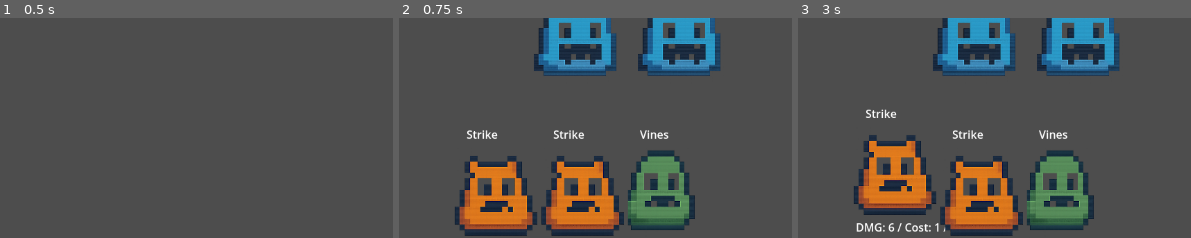
Above: before the commit, frames 1-3 (left to right).
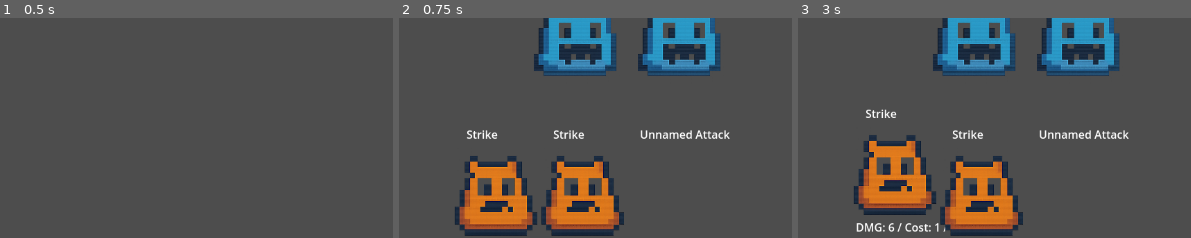
Above: after the commit, the same moments.

Repository: BKZeigler/Chimeric
Game: Godot game, scene res://scenes/scene_switcher.tscn
The game is run twice, just before and just after one commit, with the same random seed, the same clock (stepped at 60 frames per second) and the same inputs.
Inputs (mouse positions are % of the whole screen's width and height, from its top left):
- Up to frame 1 (0.5 s): no input
- Up to frame 2 (0.75 s): click (10, 6) at 0.52 s
- Up to frame 3 (3 s): tap Enter at 1.25, 2.75 s; move the mouse to (73, 49) at 1.27 s; click (73, 49) at 1.42 s; tap Space at 2 s; move the mouse to (86, 49) at 2.02 s; click (86, 49) at 2.17 s; move the mouse to (62, 85) at 2.77 s; click (62, 85) at 2.92 s
The pictures show only the part of the screen within x 50-100%, y 45-95%; the shares and areas given below are measured in that part.

Frame 1 is identical in both runs. In frame 2, 5.2% of the frame differs, in the area x 58-85%, y 50-97%; in frame 3, 5.2%.

Commit message:
finished marked status

Diff:
--- /dev/null
+++ b/cards/Bruising/Bruising.gd
@@ -0,0 +1,9 @@
+extends Attack
+
+class_name Bruising
+
+func execute(user, target):
+	super.execute(user, target)
+
+	if target.has_method("apply_status"):
+		target.apply_status("marked", {"level": 1, "duration": 1})
--- /dev/null
+++ b/cards/Bruising/Bruising.tres
@@ -0,0 +1,11 @@
+[gd_resource type="Resource" script_class="Bruising" load_steps=2 format=3 uid="uid://sqtei5x375x5"]
+
+[ext_resource type="Script" uid="uid://mobic8bhfn7f" path="res://cards/Bruising/Bruising.gd" id="1_xcnvk"]
+
+[resource]
+script = ExtResource("1_xcnvk")
+name = "Unnamed Attack"
+damage = 2
+cost = 1
+recharge = 1
+metadata/_custom_type_script = "uid://mobic8bhfn7f"
--- a/events/battleGeneral/battle_manager.gd
+++ b/events/battleGeneral/battle_manager.gd
@@ -10,6 +10,7 @@
 var special_strike = preload("res://cards/SpecialStrike/special_strike.tres")
 var venom = preload("res://cards/Venom/Venom.tres")
 var vines = preload("res://cards/Vines/Vines.tres")
+var bruising = preload("res://cards/Bruising/Bruising.tres")
 var current_enemy_index = 0
 var player_hand: Array = []
 
@@ -29,7 +30,7 @@
 
 		spawn_card(strike)
 		spawn_card(strike)
-		spawn_card(vines)
+		spawn_card(bruising)
 
 func spawn_enemies_from_data():
 	enemy_container.get_children().map(func(child): child.queue_free()) #remove any enemies in seen before fight
--- a/scripts/enemy.gd
+++ b/scripts/enemy.gd
@@ -23,7 +23,18 @@
 
 func take_damage(amount: int):
 	print("I'm taking dmg!")
-	current_health -= amount
+	var marked_idx = statuses.find(func(s): return s["type"] == "marked")
+	for i in range(statuses.size()):
+		if statuses[i]["type"] == "marked":
+			marked_idx = i
+			break
+	print("Marked index:", marked_idx)
+	if marked_idx != -1:
+		var marked_status = statuses[marked_idx]
+		current_health -= (amount * 2)
+		marked_status["turns_left"] -= 1
+	else:
+		current_health -= amount
 	print("I'm at " + str(current_health)  + " health")
 	if current_health <= 0:
 		die()
@@ -33,6 +44,7 @@
 	#target.apply_status("bleed", {"damage": 1, "duration": 3}) Storing statuses here for right now.
 	#target.apply_status("weakness2", {"level": 2, "duration": 3})
 	#target.apply_status("poison",{"amount": 5, "duration": 5})
+	#target.apply_status("marked",{"level": 1, "duration": 1})
 	var found = false
 	print("statuses before applying:", statuses)
 	for status in statuses:
@@ -61,6 +73,8 @@
 			"poison":
 				take_damage(status["data"]["amount"])
 				status["data"]["amount"] -= 1
+			"marked":
+				status["turns_left"] += 1
 		status["turns_left"] -= 1
 	statuses = statuses.filter(func(s):
 		return s["turns_left"] > 0 and (s["type"] != "poison" or s["data"]["amount"] > 0)
Not shown, added: cards/Bruising/Bruising.gd.uid
